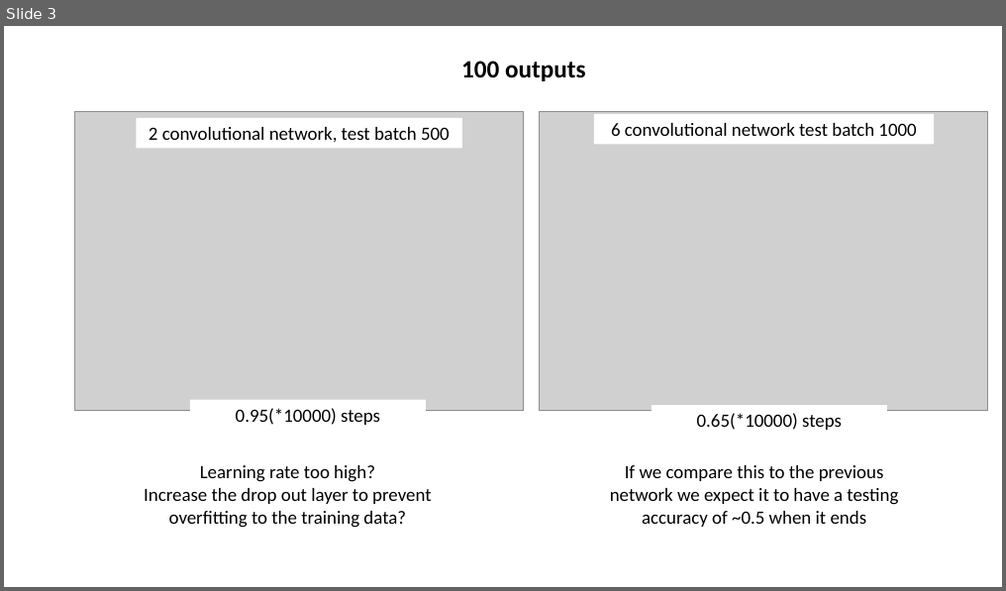
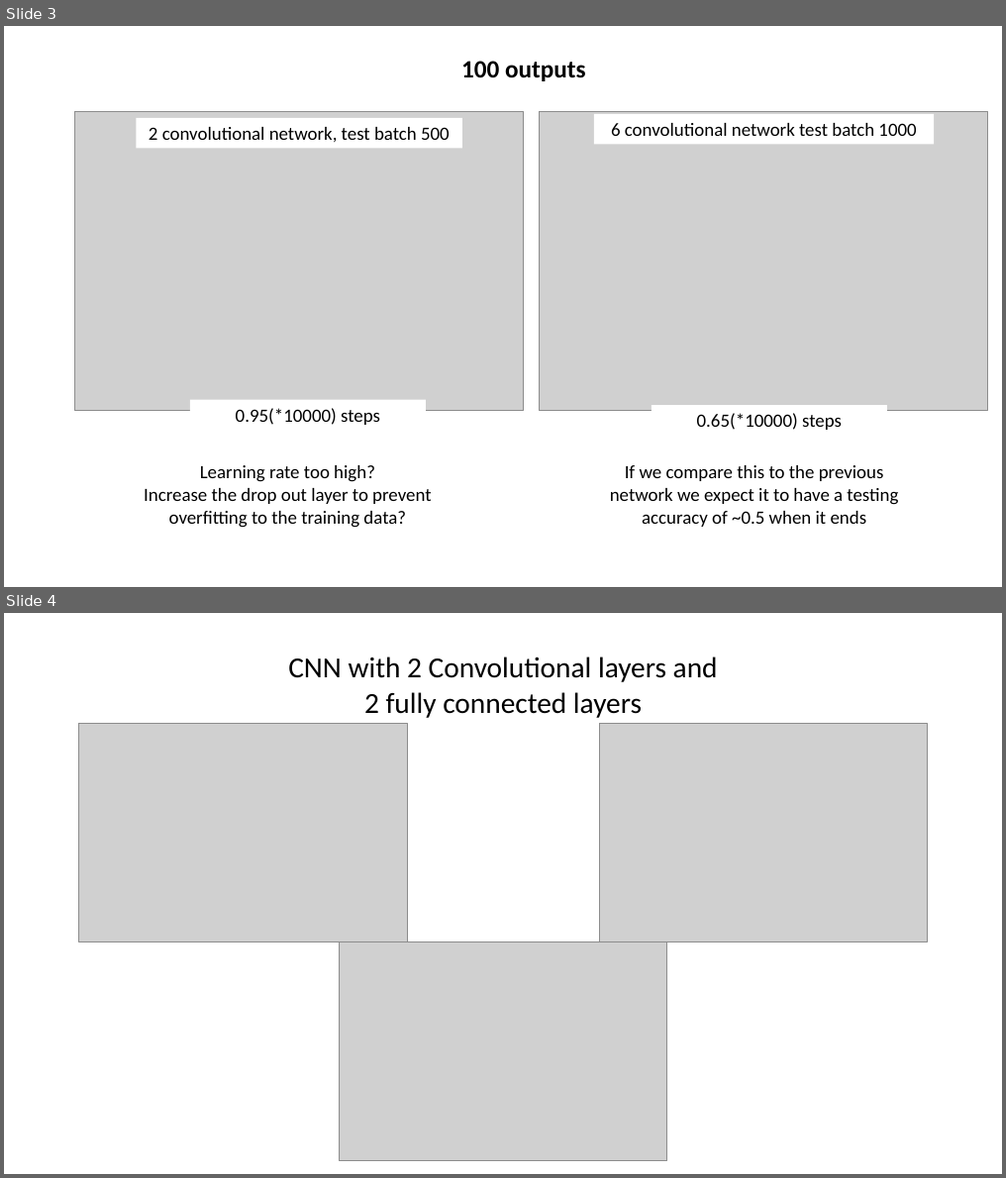
Before and after one commit to SebStrug/ML-for-Chinese-Calligraphy, a slide deck: Compiled graphs.pptx. Shown one above the other, each under a label of ours: slide 3 before the commit, slides 3 and 4 after it. The pictures are 1006x591 and 1006x1178 pixels, drawn with LibreOffice and Linux fonts; fonts in the diff are those of the drawing; grey boxes stand for pictures. Boxes give left, top, right and bottom in pixels: in the first picture for what was removed or moved away, otherwise in the second. Text is boxed around its words. In the diff, an @@ line names an element or a change of style, - is before the commit and + after.

Commit message:
added CNN graphs to ppt

```diff
--- a/Compiled graphs.pptx
+++ b/Compiled graphs.pptx
@@ slide 4 added at [4, 613, 1002, 1174], background #FFFFFF @@
@@ text added at [288, 657, 718, 718], 28 pt, text #000000 @@
+CNN with 2 Convolutional layers and 2 fully connected layers
@@ picture added at [79, 724, 407, 943] @@
@@ picture added at [599, 724, 927, 943] @@
@@ picture added at [339, 943, 666, 1161] @@
```
